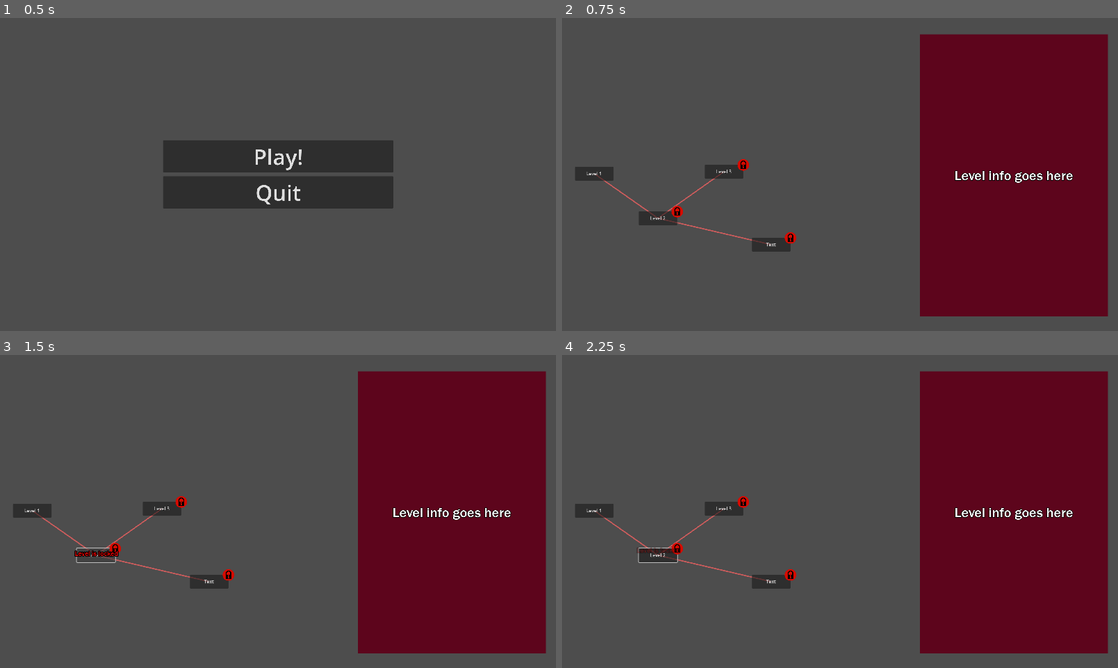
Above: before the commit, frames 1-4 (two rows, left to right).
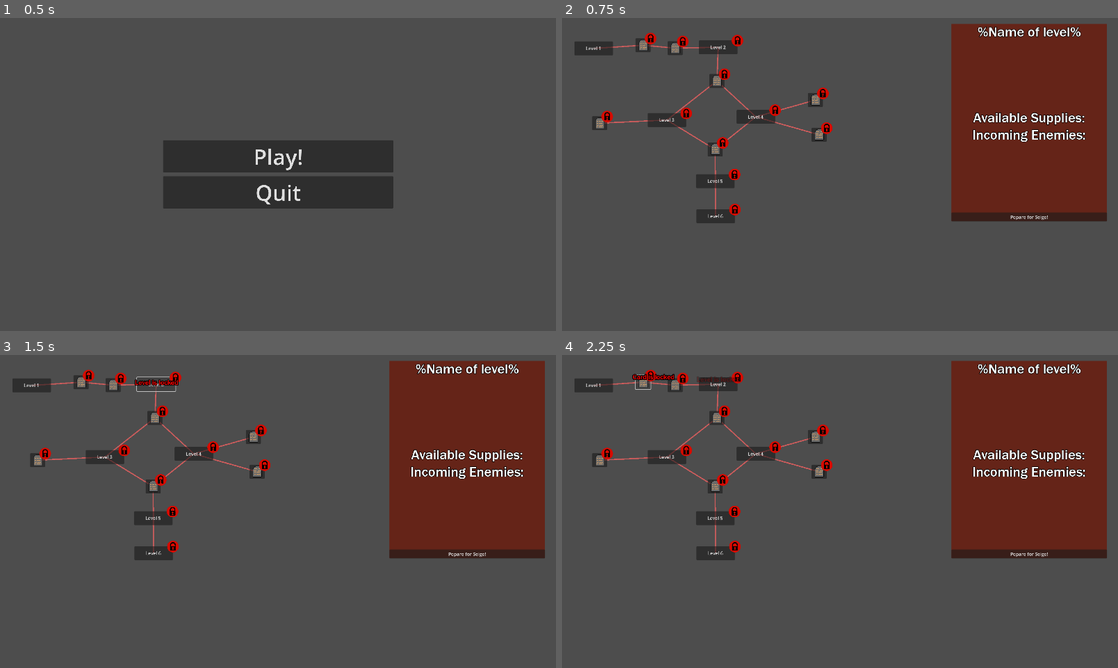
Above: after the commit, the same moments.

Repository: oliveman521/We-Wizards-Three
Game: Godot game, scene res://Scenes/Menus/MainMenu.tscn
Same seed, same stepped clock (60 frames per second), same inputs: the game is played once before the commit and once after it.
Inputs (mouse positions are in pixels of both pictures, inside the frame that each line leads up to):
- Up to frame 1 (0.5 s): no input
- Up to frame 2 (0.75 s): click "Play!" at 0.5 s
- Up to frame 3 (1.5 s): click "Level 2" at 1.25 s
- Up to frame 4 (2.25 s): click (645, 383) at 2.02 s

Frame 1 is identical in both runs. In frame 2, 36% of the frame differs, in the area x 2-99%, y 1-96%; in frame 3, 36%; in frame 4, 36%.

Commit message:
Laid out basic starting map and cleaned up code.
Split MapNode into inherited children for both card nodes and level ndoes

Diff:
--- a/SaveData/GameSave.gd
+++ b/SaveData/GameSave.gd
@@ -6,4 +6,4 @@
 var cards_in_deck: Array[PackedScene] = []
 
 var completed_levels: Array[PackedScene]
-var completed_map_nodes: Array[Node]
+var explored_map_nodes: Array[String]
--- a/Scenes/Level Select Map/Level Select.tscn
+++ b/Scenes/Level Select Map/Level Select.tscn
@@ -1,10 +1,11 @@
-[gd_scene load_steps=7 format=3 uid="uid://dwfp27xq4jnk1"]
+[gd_scene load_steps=8 format=3 uid="uid://dwfp27xq4jnk1"]
 
 [ext_resource type="Script" path="res://Scenes/Level Select Map/MapManager.gd" id="1_b5ch6"]
-[ext_resource type="PackedScene" uid="uid://de756ivob0cql" path="res://Scenes/Level Select Map/MapNode.tscn" id="2_4r0pt"]
+[ext_resource type="PackedScene" uid="uid://bhr4pv0d0tl4m" path="res://Scenes/Level Select Map/MapNode_Level.tscn" id="2_8emr8"]
 [ext_resource type="PackedScene" uid="uid://nr4hlan2e2hj" path="res://Scenes/Levels/level_1.tscn" id="3_shmks"]
 [ext_resource type="PackedScene" uid="uid://dmdss2aqbb1lg" path="res://Scenes/Levels/level_2.tscn" id="4_mo0ci"]
 [ext_resource type="PackedScene" uid="uid://ddmofotpnip81" path="res://Scenes/Levels/level_3.tscn" id="5_hr653"]
+[ext_resource type="PackedScene" uid="uid://cklv7m4x0ijqb" path="res://Scenes/Level Select Map/MapNode_New_Card.tscn" id="6_dwreg"]
 [ext_resource type="LabelSettings" uid="uid://csj8lqpyqucr2" path="res://UI/Fonts/large_text.tres" id="6_lyyil"]
 
 [node name="Level Select" type="Control"]
@@ -24,58 +25,160 @@
 grow_vertical = 2
 script = ExtResource("1_b5ch6")
 
-[node name="Level 1" parent="Map Manager" node_paths=PackedStringArray("connected_map_nodes") instance=ExtResource("2_4r0pt")]
-layout_mode = 0
-offset_left = 45.0
-offset_top = 513.0
-offset_right = 178.0
-offset_bottom = 561.0
-start_unlocked = true
-connected_map_nodes = [NodePath("../Level 2")]
+[node name="Level 1" parent="Map Manager" node_paths=PackedStringArray("connected_map_nodes") instance=ExtResource("2_8emr8")]
+offset_left = 43.0
+offset_top = 81.0
+offset_right = 176.0
+offset_bottom = 129.0
 level = ExtResource("3_shmks")
+connected_map_nodes = [NodePath("../Map Node - Card")]
+always_unlocked = true
 
-[node name="Level 2" parent="Map Manager" node_paths=PackedStringArray("connected_map_nodes") instance=ExtResource("2_4r0pt")]
-layout_mode = 0
-offset_left = 265.0
-offset_top = 667.0
-offset_right = 398.0
-offset_bottom = 715.0
-connected_map_nodes = [NodePath("../Level 1"), NodePath("../Level 3"), NodePath("../Level 4")]
+[node name="Map Node - Card" parent="Map Manager" node_paths=PackedStringArray("connected_map_nodes") instance=ExtResource("6_dwreg")]
+offset_left = 254.0
+offset_top = 70.0
+offset_right = 306.0
+offset_bottom = 118.0
+connected_map_nodes = [NodePath("../Level 1"), NodePath("../Map Node - Card2")]
+
+[node name="Map Node - Card2" parent="Map Manager" node_paths=PackedStringArray("connected_map_nodes") instance=ExtResource("6_dwreg")]
+offset_left = 365.0
+offset_top = 80.0
+offset_right = 417.0
+offset_bottom = 128.0
+connected_map_nodes = [NodePath("../Map Node - Card"), NodePath("../Level 2")]
+
+[node name="Level 2" parent="Map Manager" node_paths=PackedStringArray("connected_map_nodes") instance=ExtResource("2_8emr8")]
+offset_left = 473.0
+offset_top = 77.0
+offset_right = 606.0
+offset_bottom = 125.0
 level = ExtResource("4_mo0ci")
+connected_map_nodes = [NodePath("../Map Node - Card2"), NodePath("../Map Node - Card3")]
+always_unlocked = false
 
-[node name="Level 3" parent="Map Manager" node_paths=PackedStringArray("connected_map_nodes") instance=ExtResource("2_4r0pt")]
-layout_mode = 0
-offset_left = 493.0
-offset_top = 506.0
-offset_right = 626.0
-offset_bottom = 554.0
-connected_map_nodes = [NodePath("../Level 2")]
+[node name="Map Node - Card3" parent="Map Manager" node_paths=PackedStringArray("connected_map_nodes") instance=ExtResource("6_dwreg")]
+offset_left = 509.0
+offset_top = 193.0
+offset_right = 561.0
+offset_bottom = 241.0
+connected_map_nodes = [NodePath("../Level 2"), NodePath("../Level 3"), NodePath("../Level 4")]
+
+[node name="Map Node - Card7" parent="Map Manager" node_paths=PackedStringArray("connected_map_nodes") instance=ExtResource("6_dwreg")]
+offset_left = 503.0
+offset_top = 430.0
+offset_right = 555.0
+offset_bottom = 478.0
+connected_map_nodes = [NodePath("../Level 3"), NodePath("../Level 4"), NodePath("../Level 5")]
+
+[node name="Map Node - Card4" parent="Map Manager" node_paths=PackedStringArray("connected_map_nodes") instance=ExtResource("6_dwreg")]
+offset_left = 104.0
+offset_top = 339.0
+offset_right = 156.0
+offset_bottom = 387.0
+connected_map_nodes = [NodePath("../Level 3")]
+
+[node name="Map Node - Card5" parent="Map Manager" node_paths=PackedStringArray("connected_map_nodes") instance=ExtResource("6_dwreg")]
+offset_left = 849.0
+offset_top = 259.0
+offset_right = 901.0
+offset_bottom = 307.0
+connected_map_nodes = [NodePath("../Level 4")]
+
+[node name="Map Node - Card6" parent="Map Manager" node_paths=PackedStringArray("connected_map_nodes") instance=ExtResource("6_dwreg")]
+offset_left = 862.0
+offset_top = 379.0
+offset_right = 914.0
+offset_bottom = 427.0
+connected_map_nodes = [NodePath("../Level 4")]
+
+[node name="Level 3" parent="Map Manager" node_paths=PackedStringArray("connected_map_nodes") instance=ExtResource("2_8emr8")]
+offset_left = 296.0
+offset_top = 328.0
+offset_right = 429.0
+offset_bottom = 376.0
 level = ExtResource("5_hr653")
+connected_map_nodes = [NodePath("../Map Node - Card3"), NodePath("../Map Node - Card4"), NodePath("../Map Node - Card7")]
+always_unlocked = false
 
-[node name="Level 4" parent="Map Manager" node_paths=PackedStringArray("connected_map_nodes") instance=ExtResource("2_4r0pt")]
-layout_mode = 0
-offset_left = 656.0
-offset_top = 758.0
-offset_right = 789.0
-offset_bottom = 806.0
-connected_map_nodes = [NodePath("../Level 2")]
+[node name="Level 4" parent="Map Manager" node_paths=PackedStringArray("connected_map_nodes") instance=ExtResource("2_8emr8")]
+offset_left = 603.0
+offset_top = 317.0
+offset_right = 736.0
+offset_bottom = 365.0
+connected_map_nodes = [NodePath("../Map Node - Card3"), NodePath("../Map Node - Card5"), NodePath("../Map Node - Card6"), NodePath("../Map Node - Card7")]
+always_unlocked = false
 
-[node name="ColorRect" type="ColorRect" parent="."]
-layout_mode = 0
-offset_left = 1236.0
-offset_top = 57.0
-offset_right = 1885.0
-offset_bottom = 1030.0
-color = Color(0.364706, 0.0196078, 0.109804, 1)
+[node name="Level 5" parent="Map Manager" node_paths=PackedStringArray("connected_map_nodes") instance=ExtResource("2_8emr8")]
+offset_left = 463.0
+offset_top = 539.0
+offset_right = 596.0
+offset_bottom = 587.0
+connected_map_nodes = [NodePath("../Map Node - Card7"), NodePath("../Level 6")]
+always_unlocked = false
 
-[node name="Label" type="Label" parent="ColorRect"]
+[node name="Level 6" parent="Map Manager" node_paths=PackedStringArray("connected_map_nodes") instance=ExtResource("2_8emr8")]
+offset_left = 464.0
+offset_top = 660.0
+offset_right = 597.0
+offset_bottom = 708.0
+connected_map_nodes = [NodePath("../Level 5")]
+always_unlocked = false
+
+[node name="Level Info Panel" type="Control" parent="."]
+anchors_preset = 0
+offset_left = 1345.0
+offset_top = 20.0
+offset_right = 1882.0
+offset_bottom = 702.0
+
+[node name="Background" type="ColorRect" parent="Level Info Panel"]
 layout_mode = 1
 anchors_preset = 15
 anchor_right = 1.0
 anchor_bottom = 1.0
 grow_horizontal = 2
 grow_vertical = 2
-text = "Level info goes here"
+color = Color(0.439216, 0.0745098, 0.00784314, 0.705882)
+
+[node name="VBoxContainer" type="VBoxContainer" parent="Level Info Panel"]
+layout_mode = 1
+anchors_preset = 15
+anchor_right = 1.0
+anchor_bottom = 1.0
+grow_horizontal = 2
+grow_vertical = 2
+alignment = 1
+
+[node name="Level Name" type="Label" parent="Level Info Panel/VBoxContainer"]
+layout_mode = 2
+text = "%Name of level%"
 label_settings = ExtResource("6_lyyil")
 horizontal_alignment = 1
 vertical_alignment = 1
+
+[node name="Gap Filler" type="Control" parent="Level Info Panel/VBoxContainer"]
+layout_mode = 2
+size_flags_vertical = 3
+
+[node name="Supplies Label" type="Label" parent="Level Info Panel/VBoxContainer"]
+layout_mode = 2
+text = "Available Supplies:"
+label_settings = ExtResource("6_lyyil")
+horizontal_alignment = 1
+vertical_alignment = 1
+
+[node name="Enemies Label" type="Label" parent="Level Info Panel/VBoxContainer"]
+layout_mode = 2
+text = "Incoming Enemies:"
+label_settings = ExtResource("6_lyyil")
+horizontal_alignment = 1
+vertical_alignment = 1
+
+[node name="Gap Filler2" type="Control" parent="Level Info Panel/VBoxContainer"]
+layout_mode = 2
+size_flags_vertical = 3
+
+[node name="Button" type="Button" parent="Level Info Panel/VBoxContainer"]
+layout_mode = 2
+text = "Pepare for Seige!"
--- a/Scenes/Level Select Map/MapNode.gd
+++ b/Scenes/Level Select Map/MapNode.gd
@@ -1,8 +1,6 @@
 @tool
 extends Control
 class_name MapNode
-
-@export var start_unlocked: bool = false
 
 @export var connected_map_nodes: Array[MapNode]:
 	set(new_connections):
@@ -20,10 +18,10 @@
 			if not neighbor.connected_map_nodes.has(self):
 				neighbor.connected_map_nodes.append(self)
 
-		map_manager.redraw_all_map_nodes()
+		if map_manager:
+			map_manager.redraw_all_map_nodes()
 
-@export var level: PackedScene
-@export var card: PackedScene
+@export var always_unlocked: bool = false
 
 var map_manager: MapManager:
 	get: return $".."
@@ -31,33 +29,38 @@
 var button: Button:
 	get: return $Button
 
+var id: String:
+	get: return get_path()
 
-var is_completed: bool:
+var is_explored: bool:
 	get:
 		if not Engine.is_editor_hint():
-			return GameManager.current_save.completed_map_nodes.has(self)
+			return GameManager.current_save.explored_map_nodes.has(id)
 		return true
 	set(new_val):
 		if new_val == true:
-			if not GameManager.current_save.completed_map_nodes.has(self):
-				GameManager.current_save.completed_map_nodes.append(self)
+			if not GameManager.current_save.explored_map_nodes.has(id):
+				GameManager.current_save.explored_map_nodes.append(id)
 		else:
-			GameManager.current_save.completed_map_nodes.erase(self)
-
+			GameManager.current_save.explored_map_nodes.erase(id)
+		if map_manager:
+			map_manager.redraw_all_map_nodes()
 
 var locked: bool:
 	get:
-		if start_unlocked:
+		if always_unlocked:
 			return false
-		if is_completed:
+		if is_explored:
 			return false
 		for neighbor: MapNode in connected_map_nodes:
-			if neighbor.is_completed:
-				return false
+			if neighbor:
+				if neighbor.is_explored:
+					return false
 		return true
 
 
 func _ready() -> void:
+	item_rect_changed.connect(map_manager.redraw_all_map_nodes)
 	queue_redraw()
 
 func _process(delta: float) -> void:
@@ -66,24 +69,18 @@
 		pass
 
 func _draw() -> void:
-	if level:
-		var level_data: LevelData = level.instantiate() as LevelData
-		button.text = level_data.level_name
-		self.name = level_data.level_name
-		level_data.queue_free()
 
-
-	var complete_icon: TextureRect = %"Complete Icon"
+	var explored_icon: TextureRect = %"Explored Icon"
 	var locked_icon: TextureRect = %"Locked Icon"
 	#Icon switching for completion and locked
-	if is_completed:
-		complete_icon.visible = true
+	if is_explored:
+		explored_icon.visible = true
 		locked_icon.visible = false
 	elif locked:
-		complete_icon.visible = false
+		explored_icon.visible = false
 		locked_icon.visible = true
 	else: #if we're neither complete
-		complete_icon.visible = false
+		explored_icon.visible = false
 		locked_icon.visible = false
 
 	#TODO get these to render behind
@@ -99,13 +96,3 @@
 		var destination = neighbor.get_global_rect().get_center() - global_position
 		destination = (destination - center)/2 + center #half the length
 		draw_line(center,destination,line_color,line_width)
-
-
-func _on_button_down() -> void:
-	if level:
-		if locked:
-			GameManager.spawn_popup(global_position,"Level is locked",Color.RED,)
-			return
-
-		is_completed = true
-		GameManager.start_level(level) #TODO this should instead pull up the level info menu and then let the user hit play on that
--- a/Scenes/Level Select Map/MapNode.tscn
+++ b/Scenes/Level Select Map/MapNode.tscn
@@ -10,6 +10,7 @@
 offset_right = 133.0
 offset_bottom = 48.0
 script = ExtResource("1_yufi2")
+always_unlocked = null
 
 [node name="Button" type="Button" parent="."]
 layout_mode = 1
@@ -20,7 +21,7 @@
 grow_vertical = 2
 text = "Text"
 
-[node name="Complete Icon" type="TextureRect" parent="."]
+[node name="Explored Icon" type="TextureRect" parent="."]
 unique_name_in_owner = true
 modulate = Color(0, 0.509804, 0.101961, 1)
 layout_mode = 1
--- /dev/null
+++ b/Scenes/Level Select Map/MapNode_Level.gd
@@ -0,0 +1,31 @@
+@tool
+extends MapNode
+
+@export var level: PackedScene
+
+# Called when the node enters the scene tree for the first time.
+func _ready() -> void:
+	pass # Replace with function body.
+
+
+# Called every frame. 'delta' is the elapsed time since the previous frame.
+func _process(delta: float) -> void:
+	pass
+
+func _draw() -> void:
+	if level:
+		var level_data: LevelData = level.instantiate() as LevelData
+		self.name = level_data.level_name
+		level_data.queue_free()
+
+	button.text = self.name
+	super._draw()
+
+
+func _on_button_down() -> void:
+	if locked:
+		GameManager.spawn_popup(global_position,"Level is locked",Color.RED,)
+		return
+	if level:
+		is_explored = true #TODO idk why this isn't working. It shouldn't be her anyway, but still its concerning
+		GameManager.start_level(level) #TODO this should instead pull up the level info menu and then let the user hit play on that
--- /dev/null
+++ b/Scenes/Level Select Map/MapNode_Level.tscn
@@ -0,0 +1,9 @@
+[gd_scene load_steps=3 format=3 uid="uid://bhr4pv0d0tl4m"]
+
+[ext_resource type="PackedScene" uid="uid://de756ivob0cql" path="res://Scenes/Level Select Map/MapNode.tscn" id="1_ysinx"]
+[ext_resource type="Script" path="res://Scenes/Level Select Map/MapNode_Level.gd" id="2_jqh14"]
+
+[node name="Map Node - Level" instance=ExtResource("1_ysinx")]
+script = ExtResource("2_jqh14")
+level = null
+always_unlocked = null
--- /dev/null
+++ b/Scenes/Level Select Map/MapNode_New_Card.gd
@@ -0,0 +1,15 @@
+@tool
+extends MapNode
+
+@export var card: PackedScene
+
+func _draw() -> void:
+	#TODO make the grapic reflect the card on offer. Perhaps this should come with a toggle? maybe just show the card type? Rarity?
+	super._draw()
+
+func _on_button_down() -> void:
+	if locked:
+		GameManager.spawn_popup(global_position,"Card is locked",Color.RED,)
+		return
+
+	is_explored = true
--- /dev/null
+++ b/Scenes/Level Select Map/MapNode_New_Card.tscn
@@ -0,0 +1,17 @@
+[gd_scene load_steps=4 format=3 uid="uid://cklv7m4x0ijqb"]
+
+[ext_resource type="PackedScene" uid="uid://de756ivob0cql" path="res://Scenes/Level Select Map/MapNode.tscn" id="1_wmlpy"]
+[ext_resource type="Script" path="res://Scenes/Level Select Map/MapNode_New_Card.gd" id="2_11pcl"]
+[ext_resource type="Texture2D" uid="uid://cm2qu0i8qc1s0" path="res://Sprites/Tablet.png" id="2_fmuua"]
+
+[node name="Map Node - Card" instance=ExtResource("1_wmlpy")]
+offset_right = 52.0
+script = ExtResource("2_11pcl")
+card = null
+always_unlocked = false
+
+[node name="Button" parent="." index="0"]
+text = ""
+icon = ExtResource("2_fmuua")
+icon_alignment = 1
+expand_icon = true
--- a/Scripts/GameManager.gd
+++ b/Scripts/GameManager.gd
@@ -131,7 +131,6 @@
 	await tween.finished
 	await get_tree().create_timer(1).timeout
 	get_tree().change_scene_to_packed(main_menu)
-
 	in_progress_level = null
 
 	end_sequence = false
